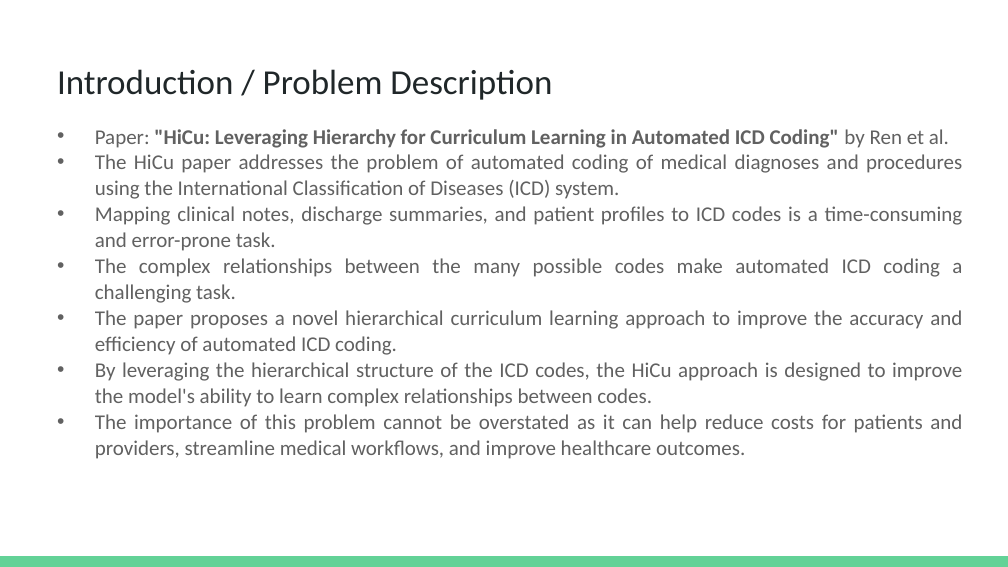
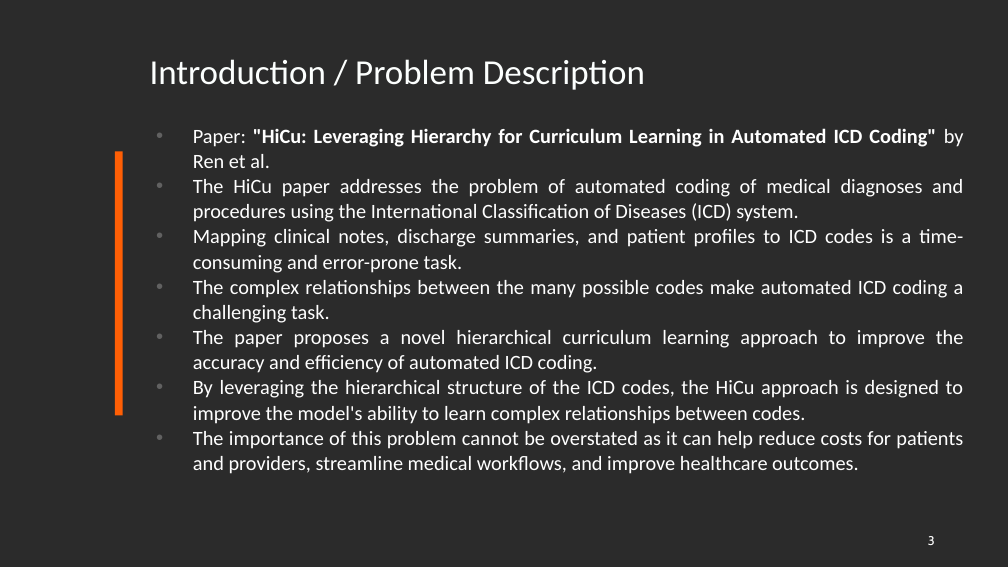
Before and after one commit to dbiswas0605/MCS-DS-CS598-DLH-HiCu, a slide deck: slide 3 of Presentation/CS598 DL4H Project Presentation.pptx. Drawn at 1008x567 pixels with LibreOffice and Linux fonts; fonts in the diff are those of the drawing; background and template pictures are left out; a plain dark background stands for a picture behind light text. Boxes give left, top, right and bottom in pixels: in the first picture for what was removed or moved away, otherwise in the second. Text is boxed around its words. In the diff, an @@ line names an element or a change of style, - is before the commit and + after.

```diff
--- a/Presentation/CS598 DL4H Project Presentation.pptx
+++ b/Presentation/CS598 DL4H Project Presentation.pptx
@@ background #FFFFFF to picture (left out) @@
@@ title "Introduction / Problem Description": place and size @@
-title "Introduction / Problem Description" at [57,69,552,100]
+title "Introduction / Problem Description" at [150,59,645,90]
@@ title "Introduction / Problem Description" at [150,59,645,90]: text colour #202729 to #FCFFFE @@
@@ text "Paper: "HiCu: Leveraging Hierarchy for ...": place and size @@
-text "Paper: "HiCu: Leveraging Hierarchy for ..." at [95,129,963,459]
+text "Paper: "HiCu: Leveraging Hierarchy for ..." at [193,128,964,474]
@@ text "Paper: "HiCu: Leveraging Hierarchy for ..." at [193,128,964,474]: size 15 to 14.6 pt, text colour #616161 to #FFFFFF; indent changed @@
@@ rectangle added at [115,151,123,415], fill #FF5F05 @@
@@ page number added at [928,536,935,545], 9 pt, text #FFFFFF @@
+3
@@ rectangle removed at [0,556,1008,567] @@
```
Also in this commit, not shown: 13 other slides changed, 1 slide added, 1 other file.
